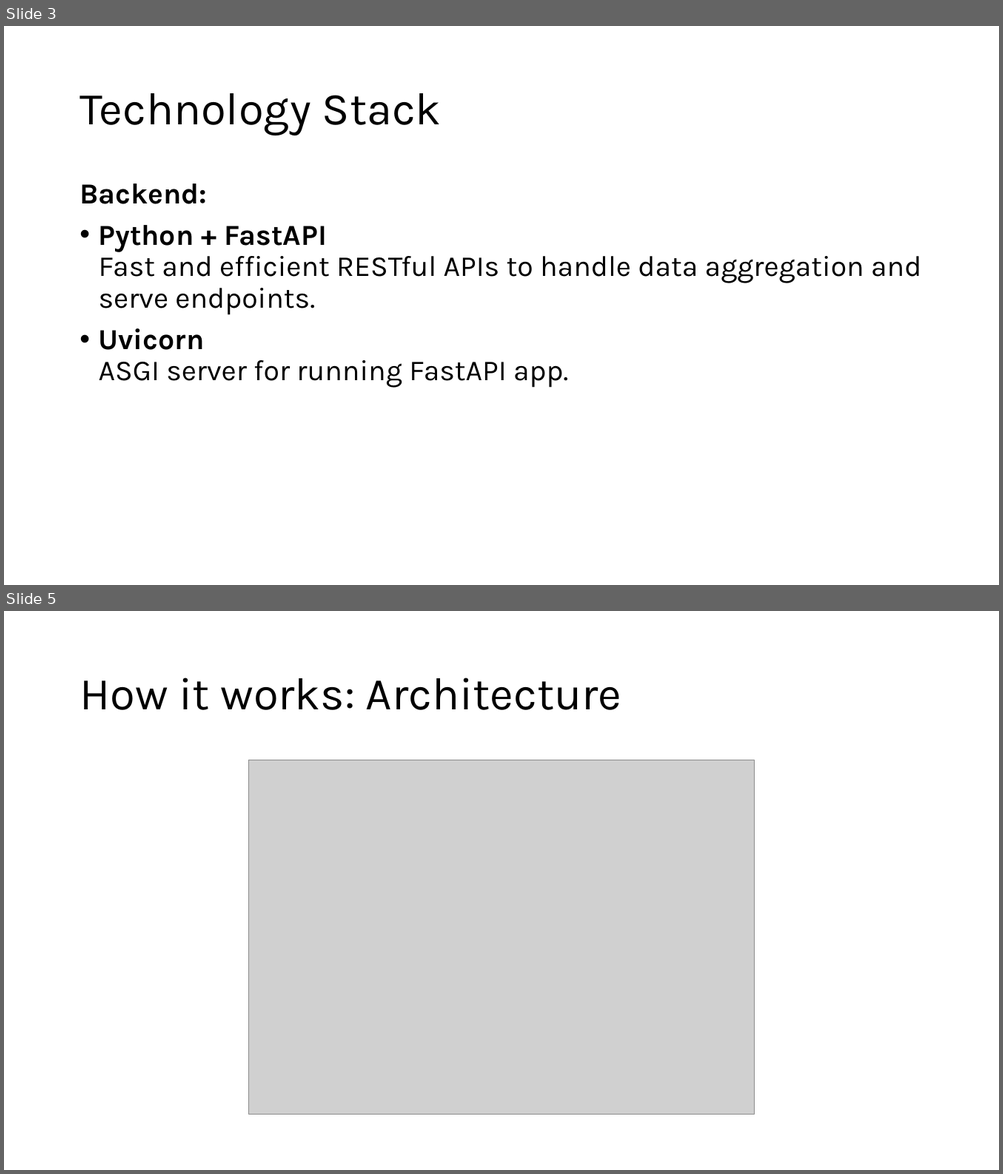
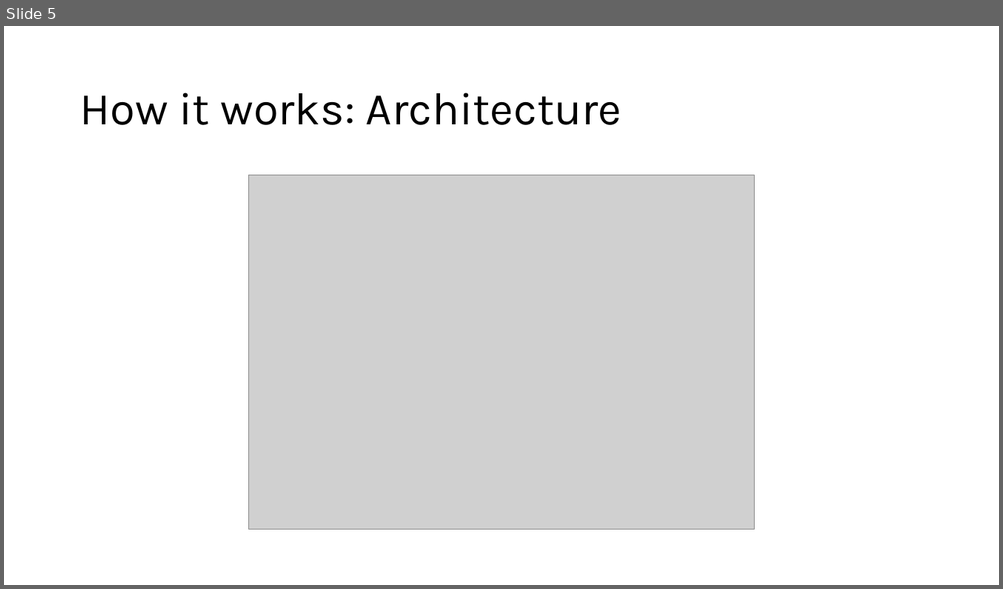
Before and after one commit to tasinzulkernain/business_school_project, a slide deck: ugnius_eirikas_project/data_course_app.pptx. Shown one above the other, each under a label of ours: slides 3 and 5 before the commit, slide 5 after it; the slides between them are not shown. The pictures are 1003x1174 and 1003x589 pixels, drawn with LibreOffice and Linux fonts; fonts in the diff are those of the drawing; grey boxes stand for pictures. Boxes give left, top, right and bottom in pixels: in the first picture for what was removed or moved away, otherwise in the second. Text is boxed around its words. In the diff, an @@ line names an element or a change of style, - is before the commit and + after.

```diff
--- a/ugnius_eirikas_project/data_course_app.pptx
+++ b/ugnius_eirikas_project/data_course_app.pptx
@@ slide 3 removed at (4,26,999,585), background #FFFFFF @@
@@ title removed at (79,93,441,136) @@
-Technology Stack
@@ text removed at (79,184,921,388) @@
-Backend:
-• Python + FastAPI
-  Fast and efficient RESTful APIs to handle data aggregation and serve endpoints.
-• Uvicorn
-  ASGI server for running FastAPI app.
```
Also in this commit, not shown: 3 slides changed, 3 slides added, 1 other file.
